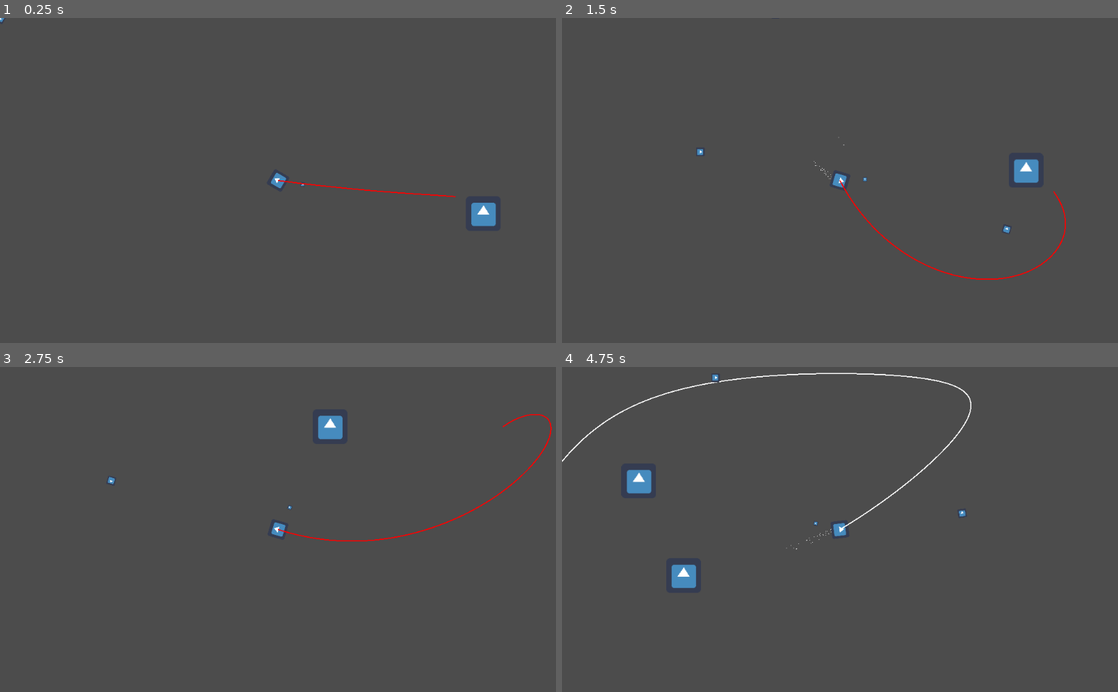
Above: before the commit, frames 1-4 (two rows, left to right).
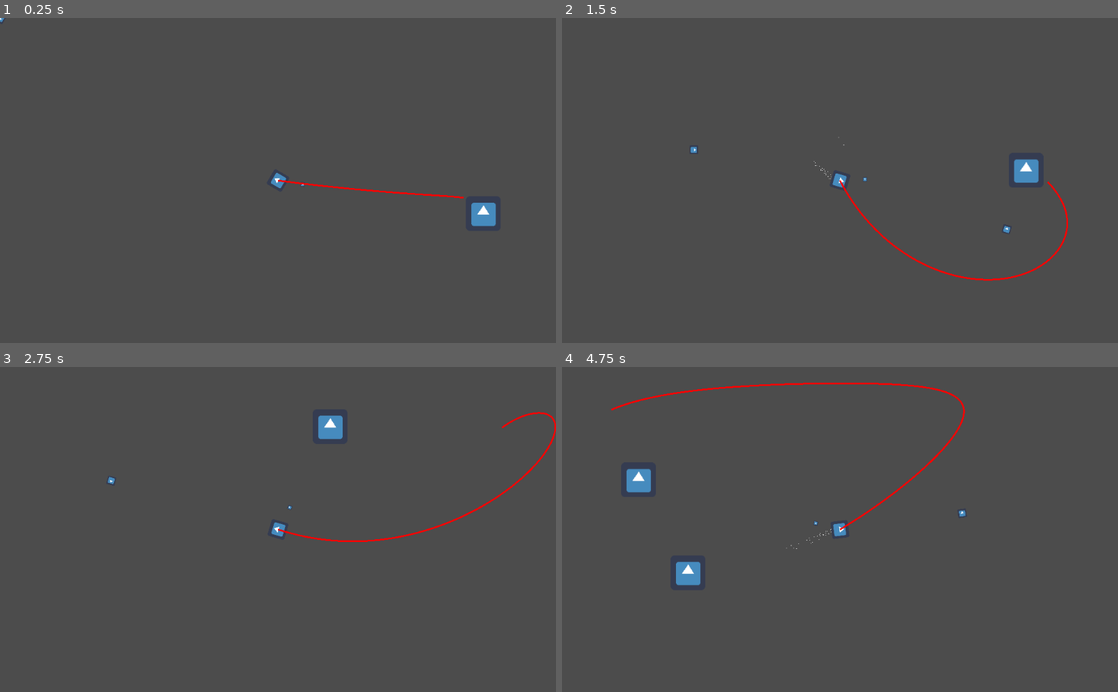
Above: after the commit, the same moments.

Repository: James-D-Burba/planets-2d
Game: Godot game, scene res://Space.tscn
The game is run twice, just before and just after one commit, with the same random seed, the same clock (stepped at 60 frames per second) and the same inputs. The engine's default icon, where the game draws it, is replaced by a stand-in: a white triangle on a blue panel in a dark square.
Inputs (mouse positions are in pixels of both pictures, inside the frame that each line leads up to):
- Up to frame 1 (0.25 s): no input
- Up to frame 2 (1.5 s): move the mouse to (812, 245) at 0.52 s; hold Space (shoot) 0.53-1.28 s; hold W (thrust_forward) from 0.53 s (still down); move the mouse to (1006, 229) at 1.27 s; tap Space (shoot) at 1.35 s
- Up to frame 3 (2.75 s): move the mouse to (111, 480) at 2.02 s; release W (thrust_forward) at 2.03 s; hold Space (shoot) from 2.03 s (still down)
- Up to frame 4 (4.75 s): move the mouse to (867, 529) at 2.77 s; release Space (shoot) at 2.78 s; tap Space (shoot) at 2.85, 4.35 s; move the mouse to (756, 448) at 3.52 s; hold Space (shoot) 3.53-4.28 s; move the mouse to (962, 513) at 4.27 s; hold W (thrust_forward) from 4.28 s (still down)

The runs differ from the first frame. In frame 1, 0.1% of the frame differs, in the area x 50-84%, y 49-56%; in frame 2, 0.4%; in frame 3, 0.5%; in frame 4, 1.4%, in the area x 0-74%, y 1-68%.

Commit message:
rework a bunch of stuff

Diff:
--- a/Bullet.gd
+++ b/Bullet.gd
@@ -7,7 +7,6 @@
 
 func on_collide(collision):
 	disappear()
-	queue_free()
 
 # Called every frame. 'delta' is the elapsed time since the previous frame.
 #func _process(delta):
--- a/GravityBody.gd
+++ b/GravityBody.gd
@@ -1,91 +1,50 @@
 extends KinematicBody2D
 
+export(Array, NodePath) var _affecting_bodies = []
 var affecting_bodies = []
 var contained_by = []
 export var mass = 0
 export var velocity = Vector2(0,0)
 var g = 100
+export var radius = 0
+var handler = null
+export(NodePath) var _trajectory = null
 var trajectory = null
-export var radius = 0
+export var trajectory_color = Color(1,1,1,1)
+export var trajectory_danger_color = Color(1,0,0,1)
+export var fragile = false
 
 # Called when the node enters the scene tree for the first time.
 func _ready():
-	pass # Replace with function body.
+	if(_trajectory):
+		trajectory = get_node(_trajectory)
+		trajectory.default_color = trajectory_color
+	for path in _affecting_bodies:
+		get_node(path).add_to_array(affecting_bodies)
 
 func _physics_process(delta):
-	get_trajectory(delta)
-	update_gravity()
 	process_input()
 	var collision = move_and_collide(velocity*delta)
 	if collision:
 		on_collide(collision)
 
-func update_gravity():
-	var gravity_force = Vector2(0, 0)
-	for other_body in affecting_bodies:
-		if other_body == self:
-				continue
-		var distance = global_transform.origin.distance_to(other_body.global_transform.origin)
-		var direction = (other_body.global_transform.origin - global_transform.origin).normalized()
-		var force = direction * ((g * other_body.mass * mass)/(pow(distance, 2)))
-		var acceleration = force / mass
-		gravity_force += acceleration
-	velocity += gravity_force
-
-func get_trajectory(delta):
-	if not trajectory:
-		return
-	trajectory.clear_points()
-	trajectory.default_color = Color(1,1,1,1)
-	var projected_positions = {}
-	for body in affecting_bodies:
-		projected_positions[body] = {'position': body.global_transform.origin, 'velocity': body.velocity}
-	projected_positions[self] = {'position': global_transform.origin, 'velocity': velocity}
-	var step = 0
-	while step < 1000:
-		var new_projected_positions = {}
-		for body in projected_positions.keys():
-			var gravity_force = Vector2(0,0)
-			for other_body in body.affecting_bodies:
-				if other_body == body:
-					continue
-				var distance = projected_positions[body]['position'].distance_to(projected_positions[other_body]['position'])
-				var direction = (projected_positions[other_body]['position'] - projected_positions[body]['position']).normalized()
-				var force = direction * ((g * other_body.mass * body.mass)/(pow(distance, 2)))
-				var acceleration = force / body.mass
-				gravity_force += acceleration
-			var new_velocity = projected_positions[body]['velocity'] + gravity_force
-			# use the new velocity, since that's what gets passed to move_and_collide
-			var new_position = projected_positions[body]['position'] + (new_velocity * delta)
-			new_projected_positions[body] = {'position': new_position, 'velocity': new_velocity }
-			if body == self:
-				# check if we will be colliding with any other bodies - if so then stop
-				# and make the color of the line red or something4
-				trajectory.add_point(new_position)
-		# check if we will be colliding with any other bodies - if so then stop
-		# and make the color of the line red or something
-		var new_position = new_projected_positions[self]['position']
-		for other_body in new_projected_positions.keys():
-			if other_body == self:
-				continue
-			if(new_position).distance_to(new_projected_positions[other_body]['position']) < 64:
-				trajectory.default_color = Color(1,0,0,1)
-				step = 1000
-		projected_positions = new_projected_positions
-		step = step + 1
+func apply_gforce(force):
+	var acceleration = force / mass
+	velocity += acceleration
 
 func on_collide(collision):
 	pass
 
-func add_to_list(list):
-	list.append(self);
-	contained_by.append(list)
+func add_to_array(array):
+	array.append(self);
+	contained_by.append(array)
 
 func process_input():
 	pass
 
 func disappear():
-	for list in contained_by:
-		list.erase(self)
-
-	pass
+	if trajectory:
+		trajectory.queue_free()
+	for array in contained_by:
+		array.erase(self)
+	queue_free()
--- /dev/null
+++ b/GravityHandler.gd
@@ -0,0 +1,79 @@
+extends Node
+
+export(Array, NodePath) var _bodies = []
+
+var bodies = []
+
+export var g = 100
+var path_steps = 500
+
+func _ready():
+	for path in _bodies:
+		var body = get_node(path)
+		add_body(body)
+	pass # Replace with function body.
+
+func add_body(body):
+	body.handler = self
+	body.add_to_array(bodies)
+
+func apply_gravity():
+	for body in bodies:
+		for other_body in body.affecting_bodies:
+			if other_body == self:
+				continue
+			var distance = body.global_transform.origin.distance_to(other_body.global_transform.origin)
+			var direction = (other_body.global_transform.origin - body.global_transform.origin).normalized()
+			var force = direction * ((g * other_body.mass * body.mass)/(pow(distance, 2)))
+			body.apply_gforce(force)
+
+func update_paths(delta):
+	var current_step = {}
+	for body in bodies:
+		if body.trajectory:
+			body.trajectory.clear_points()
+			body.trajectory.default_color = body.trajectory_color
+		current_step[body] = {'position': body.global_transform.origin, 'velocity': body.velocity}
+	var step = 0
+	var temp_step = current_step
+	while step < path_steps:
+		var next_step = {}
+		for body in current_step.keys():
+			var total_force = Vector2(0,0)
+			for other_body in body.affecting_bodies:
+				if other_body == self:
+					continue
+				var distance = current_step[body]['position'].distance_to(current_step[other_body]['position'])
+				var direction = (current_step[other_body]['position'] - current_step[body]['position']).normalized()
+				var force = direction * ((g * other_body.mass * body.mass)/(pow(distance, 2)))
+				var acceleration = force / body.mass
+				total_force += acceleration
+			var new_velocity = current_step[body]['velocity'] + total_force
+			# use the new velocity, since that's what gets passed to move_and_collide
+			var new_position = current_step[body]['position'] + (new_velocity * delta)
+			next_step[body] = {'position': new_position, 'velocity': new_velocity }
+			if body.trajectory:
+				body.trajectory.add_point(new_position)
+		var bodies_to_delete = []
+		for body in next_step.keys():
+			for other_body in next_step.keys():
+				if body == other_body or not body.fragile:
+					continue
+				if next_step[body]['position'].distance_to(next_step[other_body]['position']) < body.radius + other_body.radius:
+					bodies_to_delete.append(body)
+		for body in bodies_to_delete:
+			#add the final point, if we haven't already added it
+			if body.trajectory:
+				body.trajectory.default_color = body.trajectory_danger_color
+			next_step.erase(body)
+		# todo: how does this work? Does it change the reference?
+		# basically we want two dictionaries without having to allocate new memory that switch
+		# is that what this does?
+		# it wasn't - figure out how to do that
+		current_step = next_step
+		step = step + 1
+
+func _physics_process(delta):
+	update_paths(delta)
+	if not Engine.editor_hint:
+		apply_gravity()
--- a/Paths.gd
+++ /dev/null
@@ -1,31 +0,0 @@
-extends Control
-
-var paths = {}
-var predictions = []
-var max_points = 1000
-var distance = 50
-
-func _ready():
-	pass # Replace with function body.
-
-func _draw():
-	for key in paths.keys():
-		for point in paths[key]:
-			draw_circle(point, 3, Color(0,0,0,1))
-	for point in predictions:
-		draw_circle(point, 3, Color(1,1,1,1))
-
-func add_point(body, point):
-	if not paths.has(body):
-		paths[body] = [point]
-	elif point.distance_to(paths[body][0]) < distance:
-		return
-	else:
-		paths[body].push_front(point)
-	if paths[body].size() > max_points:
-		paths[body].resize(max_points)
-	update()
-
-func add_prediction(points):
-	predictions = points
-	update()
--- a/Player.gd
+++ b/Player.gd
@@ -4,10 +4,13 @@
 
 var acceleration = 3
 var thrust = Vector2(0,0)
+export(NodePath) var _target = null
 var target = null
 
 # Called when the node enters the scene tree for the first time.
 func _ready():
+	if _target:
+		target = get_node(_target)
 	pass
 
 
@@ -28,12 +31,10 @@
 		bullet.global_transform.origin = $Cannon.global_transform.origin
 		bullet.transform.rotated(rotation)
 		get_tree().get_root().add_child(bullet)
-		bullet.affecting_bodies = get_node('/root/Space').planets
 		bullet.velocity = Vector2(1,0).rotated(rotation) * 300
 
 func on_collide(collision):
 	disappear()
-	queue_free()
 
 func set_target(_target):
 	target = _target
--- a/Player.tscn
+++ b/Player.tscn
@@ -4,8 +4,8 @@
 [ext_resource path="res://Player.gd" type="Script" id=2]
 [ext_resource path="res://Cursor.tscn" type="PackedScene" id=3]
 
-[sub_resource type="RectangleShape2D" id=1]
-extents = Vector2( 16, 16 )
+[sub_resource type="CircleShape2D" id=3]
+radius = 16.0
 
 [sub_resource type="ParticlesMaterial" id=2]
 lifetime_randomness = 1.0
@@ -24,6 +24,8 @@
 [node name="Player" type="KinematicBody2D"]
 collision_layer = 2147483649
 script = ExtResource( 2 )
+mass = 10
+radius = 16
 
 [node name="icon" type="Sprite" parent="."]
 rotation = 1.5708
@@ -31,7 +33,7 @@
 texture = ExtResource( 1 )
 
 [node name="CollisionShape2D" type="CollisionShape2D" parent="."]
-shape = SubResource( 1 )
+shape = SubResource( 3 )
 
 [node name="Particles2D" type="Particles2D" parent="."]
 show_behind_parent = true
--- a/Space.gd
+++ /dev/null
@@ -1,21 +0,0 @@
-extends Node2D
-
-var planets = []
-
-var show_path = false
-
-# Called when the node enters the scene tree for the first time.
-func _ready():
-	for body in [$Planet1, $Planet2]:
-		body.add_to_list(planets);
-
-	$Player.set_target($Planet1)
-
-	$Planet1.affecting_bodies = []
-
-	$Planet2.affecting_bodies = planets
-	$Player.affecting_bodies = planets
-	$Player.trajectory = $Trajectory
-# Called every frame. 'delta' is the elapsed time since the previous frame.
-#func _process(delta):
-#	pass
--- a/Space.tscn
+++ b/Space.tscn
@@ -1,35 +1,35 @@
-[gd_scene load_steps=5 format=2]
+[gd_scene load_steps=4 format=2]
 
 [ext_resource path="res://Planet.tscn" type="PackedScene" id=1]
-[ext_resource path="res://Space.gd" type="Script" id=2]
+[ext_resource path="res://GravityHandler.gd" type="Script" id=2]
 [ext_resource path="res://Player.tscn" type="PackedScene" id=3]
-[ext_resource path="res://Paths.gd" type="Script" id=5]
 
 [node name="Space" type="Node2D"]
 script = ExtResource( 2 )
+_bodies = [ NodePath("Planet1"), NodePath("Planet2"), NodePath("Player") ]
 
 [node name="Planet1" parent="." instance=ExtResource( 1 )]
 position = Vector2( 500, 300 )
 mass = 1000
+radius = 32
 
 [node name="Planet2" parent="." instance=ExtResource( 1 )]
 position = Vector2( 800, 300 )
+_affecting_bodies = [ NodePath("../Planet1") ]
 mass = 1000
 velocity = Vector2( 0, -100 )
+radius = 32
 
 [node name="Player" parent="." instance=ExtResource( 3 )]
 position = Vector2( 120.094, 238.691 )
-mass = 10
+_affecting_bodies = [ NodePath("../Planet1"), NodePath("../Planet2") ]
+_trajectory = NodePath("../PlayerTrajectory")
+fragile = true
+_target = NodePath("../Planet1")
 
-[node name="Paths" type="Control" parent="."]
-margin_right = 40.0
-margin_bottom = 40.0
-script = ExtResource( 5 )
+[node name="PlayerTrajectory" type="Line2D" parent="."]
+points = PoolVector2Array( 1217.92, 170.65 )
+width = 3.0
 __meta__ = {
-"_edit_use_anchors_": false
+"_editor_description_": "	"
 }
-
-[node name="Trajectory" type="Line2D" parent="."]
-width = 2.0
-
-[node name="PlanetTrajectory" type="Line2D" parent="."]
